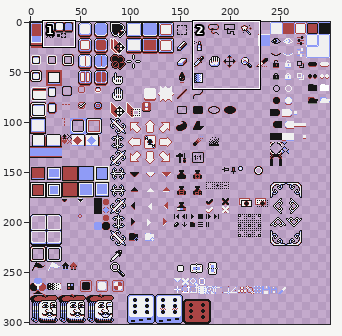
Two versions of one sprite sheet, sheet.png. The picture above shows the old version from afar; the outline marks the close-up.
Close-up. Before:
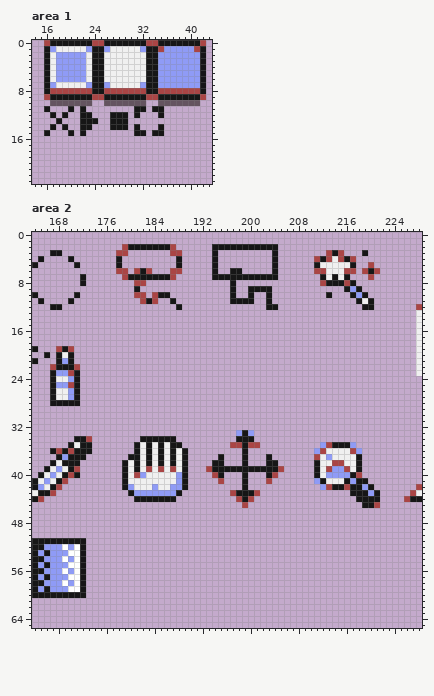
The file is 300x302 pixels. Colours within 5 levels of each other are drawn and written as one. Shown: area 1: x 14..43, y 0..23; area 2: x 164..228, y 0..65. The commit also changed other parts of the picture, which this record leaves out.
Once edited:
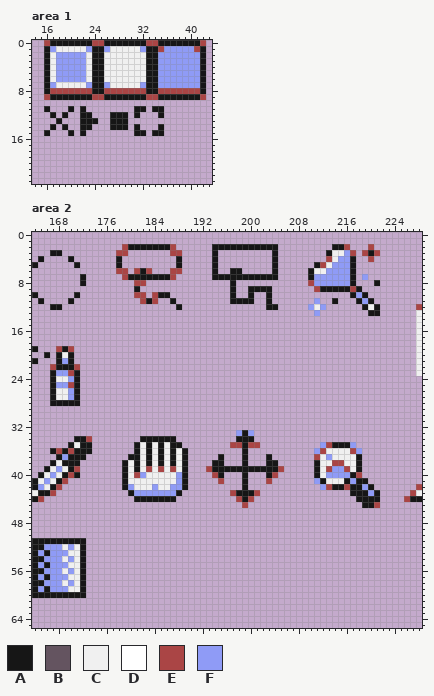
Palette (. is transparent): A #161616  B #645460  C #f0f0f0  D #ffffff  E #aa4545  F #8f9bf6
The exact change:
Area 1:
The edit erases colour B in row 10 at x 17 to 23, 26 to 32 and 35 to 41.
Area 2:
Colour A now appears in row 2 at x 214 to 215; in row 3 at x 220; in row 6 at x 210; in row 7 at x 210 and 217; in row 8 at x 221; in row 9 at x 212 to 215.
Colour A now appears in row 11 at x 214; in row 12 at x 221; in row 13 at x 220 to 221.
The author changed colour E to colour A in row 3 at x 213; in row 4 at x 217; in row 6 at x 217.
Colour C now appears in row 12 at x 211.
The author changed colour A to colour C in row 3 at x 214; in row 12 at x 220.
The author changed colour D to colour C in row 52 at x 169 and 171; in row 53 at x 170 to 171; in row 54 at x 169 and 171; in row 55 at x 170 to 171; in row 56 at x 169 and 171; in row 57 at x 170 to 171.
The author changed colour D to colour C in row 58 at x 169 and 171; in row 59 at x 170 to 171.
The author changed colour E to colour C in row 3 at x 215; in row 6 at x 211 to 212.
Colour E now appears in row 2 at x 216 and 220; in row 3 at x 217 and 221; in row 4 at x 220; in row 8 at x 210; in row 9 at x 211.
The author changed colour A to colour E in row 3 at x 219.
The author changed colour C to colour E in row 5 at x 212.
The author changed colour F to colour E in row 9 at x 217.
Colour F now appears in row 3 at x 216; in row 7 at x 211 and 219; in row 8 at x 211; in row 11 at x 211; in row 12 at x 210 and 212; in row 13 at x 211.
The author changed colour A to colour F in row 4 at x 216; in row 7 at x 212, 214 and 216; in row 8 at x 213 to 215.
The author changed colour C to colour F in row 5 at x 214 to 216; in row 6 at x 213 to 215; in row 7 at x 213 and 215; in row 11 at x 219.
The author changed colour E to colour F in row 4 at x 215; in row 6 at x 216; in row 8 at x 212 and 216.
The edit erases colour A in row 4 at x 212; in row 6 at x 220; in row 10 at x 213.
The edit erases colour E in row 4 at x 211; in row 5 at x 220; in row 6 at x 219 and 221; in row 7 at x 220.
Where, in picture pixels (left, top, right, bottom), the same in both close-ups:
erased: (50, 100, 200, 106)
changed: (308, 244, 380, 316)
changed: (62, 544, 80, 592)
